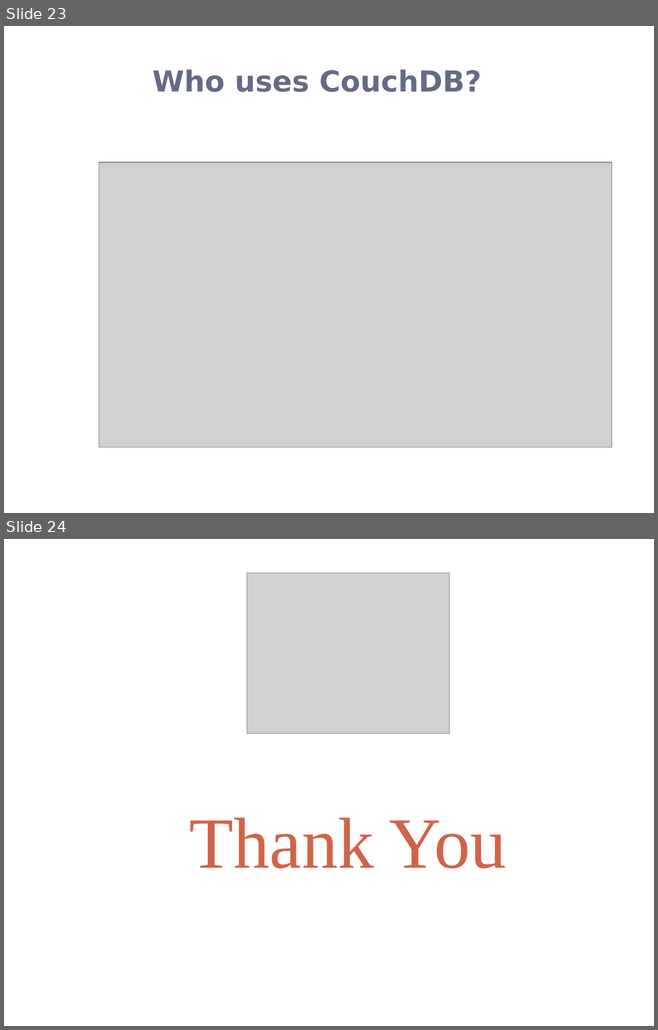
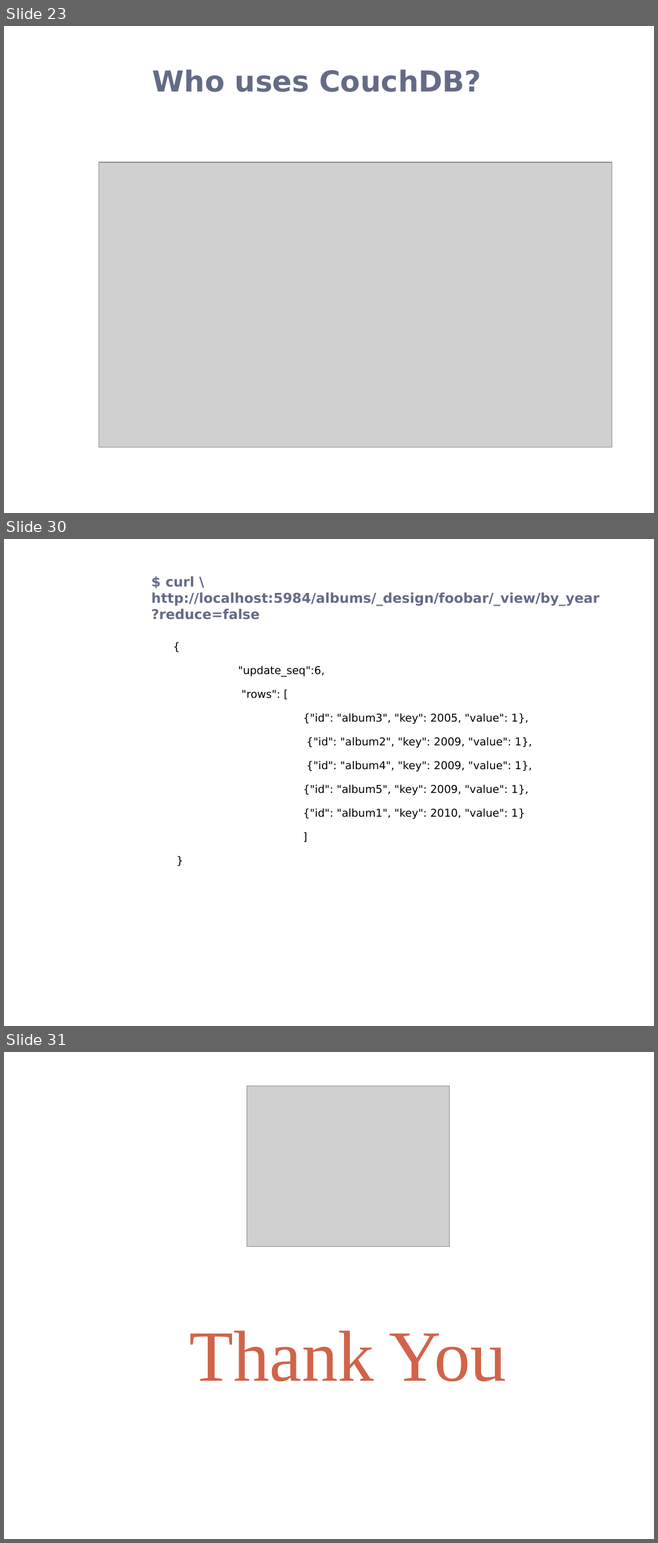
Before and after one commit to rohanz1993/Team_9_Heroku_Shopping_Cart_-_AWS_NoSQL_Service, a slide deck: Donita/CouchDB.pptx. Shown one above the other, each under a label of ours: slides 23 and 24 before the commit, slides 23, 30 and 31 after it; the slides between them are not shown. The pictures are 658x1030 and 658x1543 pixels, drawn with LibreOffice and Linux fonts; fonts in the diff are those of the drawing; grey boxes stand for pictures; background and template pictures are left out. Boxes give left, top, right and bottom in pixels: in the first picture for what was removed or moved away, otherwise in the second. Text is boxed around its words. In the diff, an @@ line names an element or a change of style, - is before the commit and + after.

Commit message:
updated ppt map-reduce
updated ppt map-reduce

```diff
--- a/Donita/CouchDB.pptx
+++ b/Donita/CouchDB.pptx
@@ slide 30 added at <box>4,539,654,1026</box>, background picture (left out) @@
@@ title added at <box>151,576,599,620</box>, 15 pt, text #646B86, bold @@
+$ curl \ http://localhost:5984/albums/_design/foobar/_view/by_year?reduce=false
@@ text added at <box>238,665,532,819</box>, 12 pt, text #000000 @@
+{
+"update_seq":6,
+"rows": [
+{"id": "album3", "key": 2005, "value": 1},
+{"id": "album2", "key": 2009, "value": 1},
+{"id": "album4", "key": 2009, "value": 1},
+{"id": "album5", "key": 2009, "value": 1},
+{"id": "album1", "key": 2010, "value": 1}
+]
+}
@@ what was slide 24 is now slide 31 @@
```
Also in this commit, not shown: 6 other slides added.
